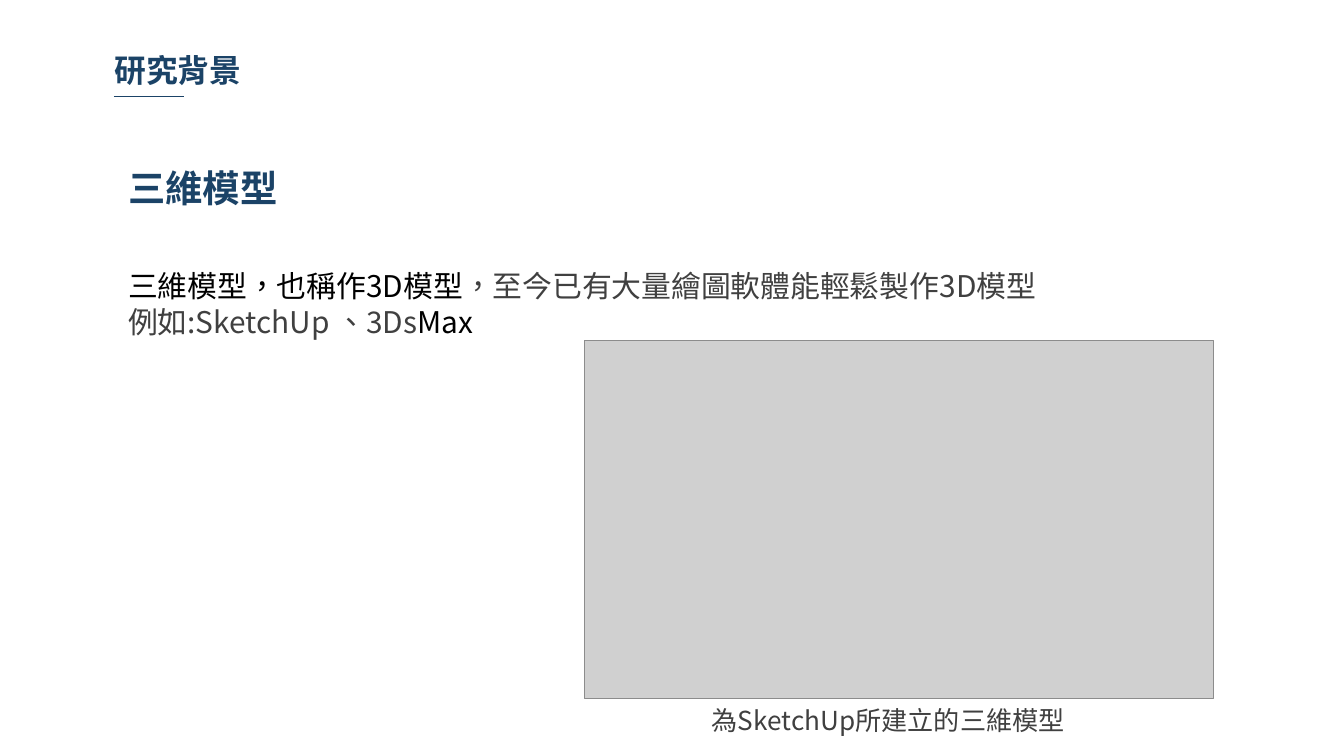
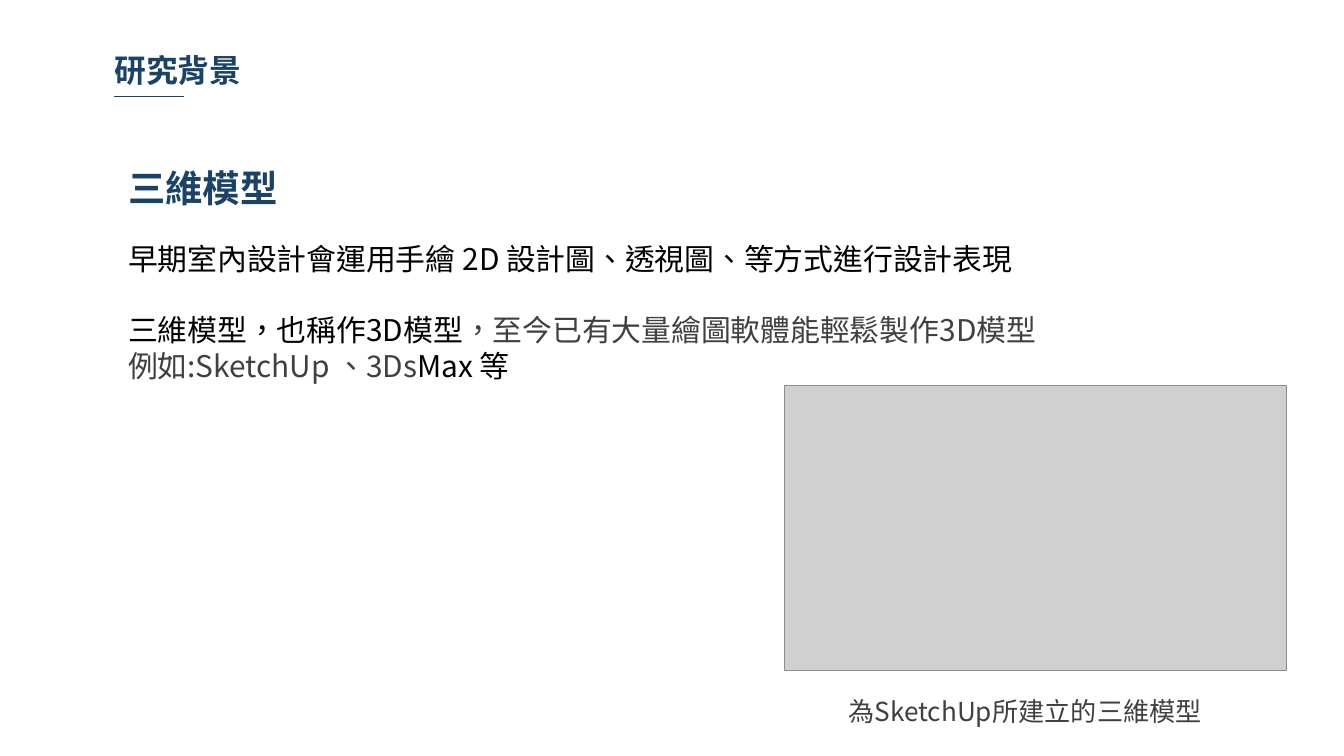
Before and after one commit to 10994015/paper, a slide deck: slide 5 of 論文/論文寫作期末報告.pptx. Drawn at 1344x756 pixels with LibreOffice and Linux fonts; fonts in the diff are those of the drawing; grey boxes stand for pictures; background and template pictures are left out. Boxes give left, top, right and bottom in pixels: in the first picture for what was removed or moved away, otherwise in the second. Text is boxed around its words. In the diff, an @@ line names an element or a change of style, - is before the commit and + after.

```diff
--- a/論文/論文寫作期末報告.pptx
+++ b/論文/論文寫作期末報告.pptx
@@ text at [128, 244, 1012, 273]: paragraph added @@
+早期室內設計會運用手繪 2D 設計圖、透視圖、等方式進行設計表現
@@ text "早期室內設計會運用手繪 2D 設計圖、透視圖、等方式進行設計表現": place and size @@
-text "早期室內設計會運用手繪 2D 設計圖、透視圖、等方式進行設計表現" at [128, 271, 1036, 340]
+text "早期室內設計會運用手繪 2D 設計圖、透視圖、等方式進行設計表現" at [128, 244, 1036, 384]
@@ text at [128, 352, 510, 384]: text changed @@
-例如:SketchUp 、3DsMax
+例如:SketchUp 、3DsMax 等
@@ picture: place and size @@
-picture at [585, 340, 1214, 698]
+picture at [785, 386, 1288, 671]
@@ text "為SketchUp所建立的三維模型": place and size @@
-text "為SketchUp所建立的三維模型" at [712, 708, 1065, 736]
+text "為SketchUp所建立的三維模型" at [848, 699, 1201, 727]
```
Also in this commit, not shown: 7 other slides changed, 1 slide added.
